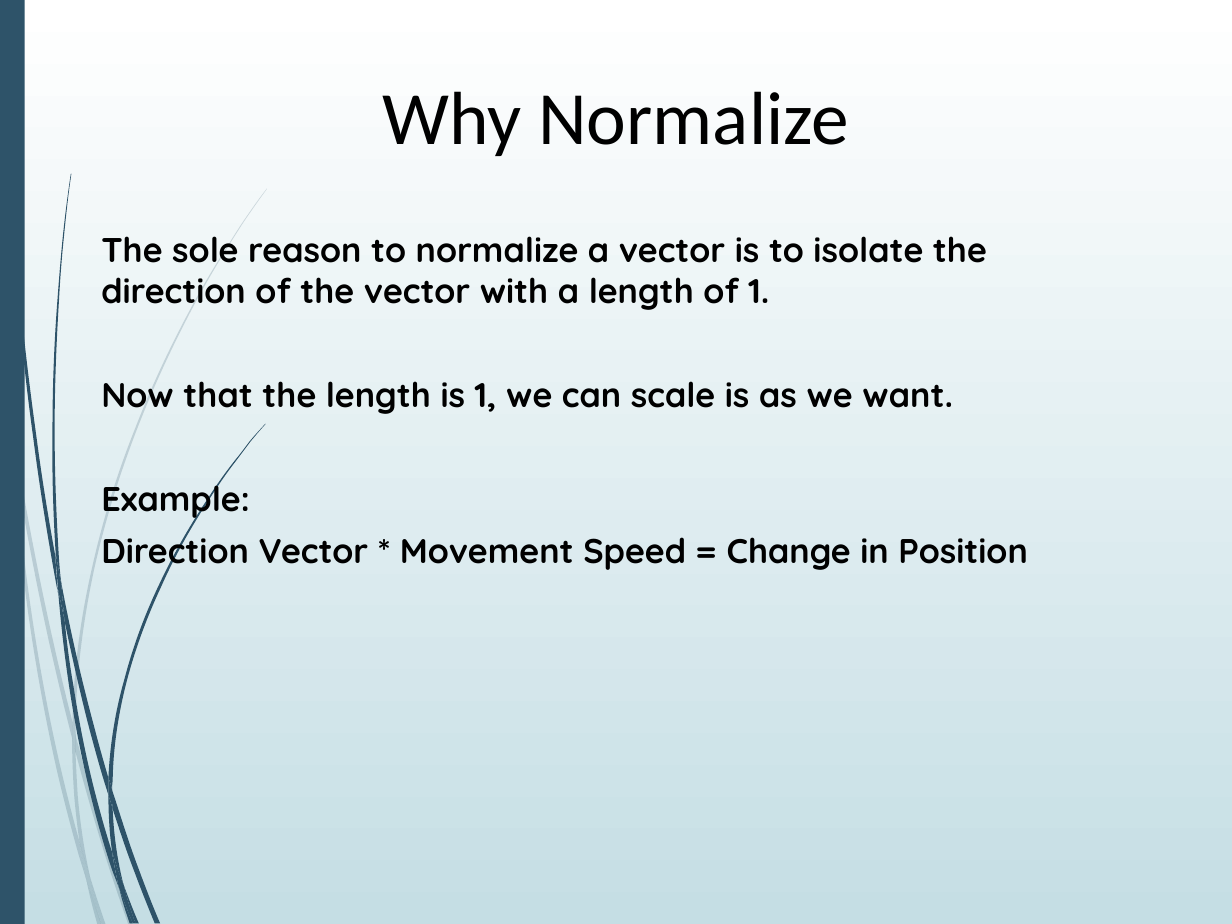
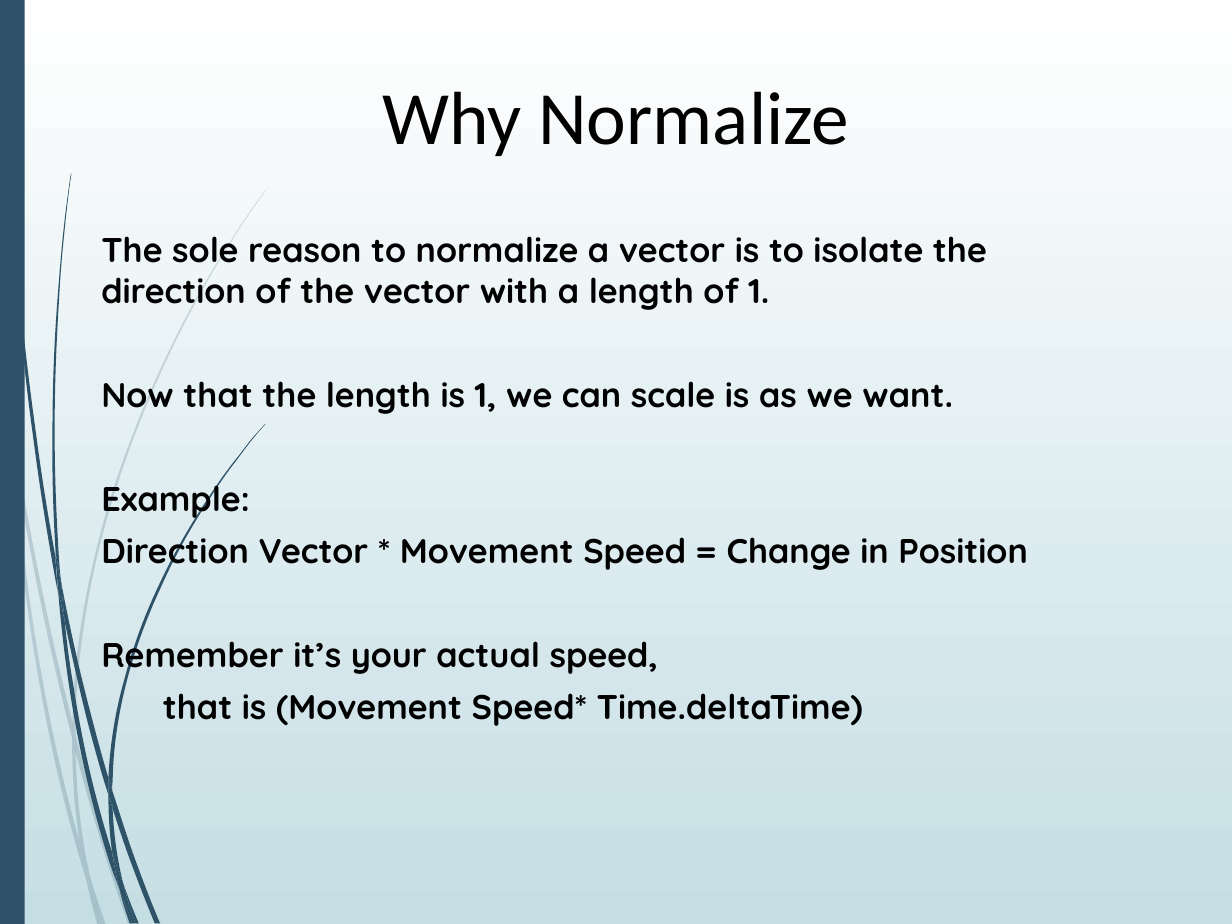
Before and after one commit to AGGP-NHTI/AGGP101c, a slide deck: slide 30 of LAB04/LAB04-Vectors.pptx. Drawn at 1232x924 pixels with LibreOffice and Linux fonts; fonts in the diff are those of the drawing. Boxes give left, top, right and bottom in pixels: in the first picture for what was removed or moved away, otherwise in the second. Text is boxed around its words. In the diff, an @@ line names an element or a change of style, - is before the commit and + after.

```diff
--- a/LAB04/LAB04-Vectors.pptx
+++ b/LAB04/LAB04-Vectors.pptx
@@ text at (x1=101, y1=632, x2=863, y2=726): paragraphs added @@
+Remember it’s your actual speed,
+that is (Movement Speed* Time.deltaTime)
```
Also in this commit, not shown: 3 other slides changed, 6 other files.
